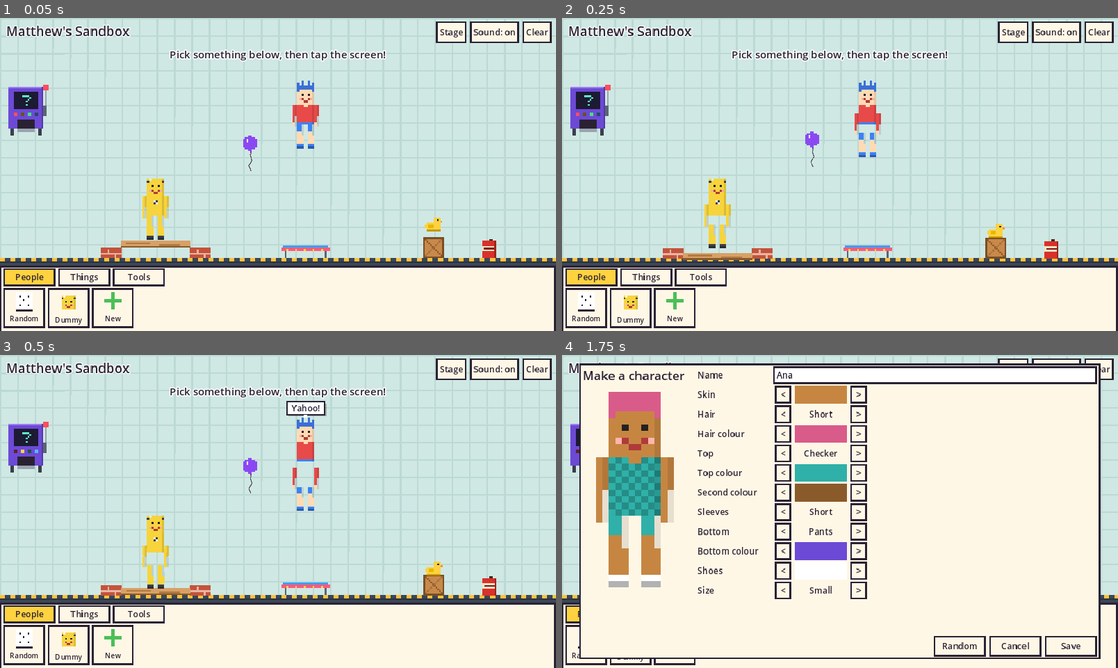
Above: before the commit, frames 1-4 (two rows, left to right).
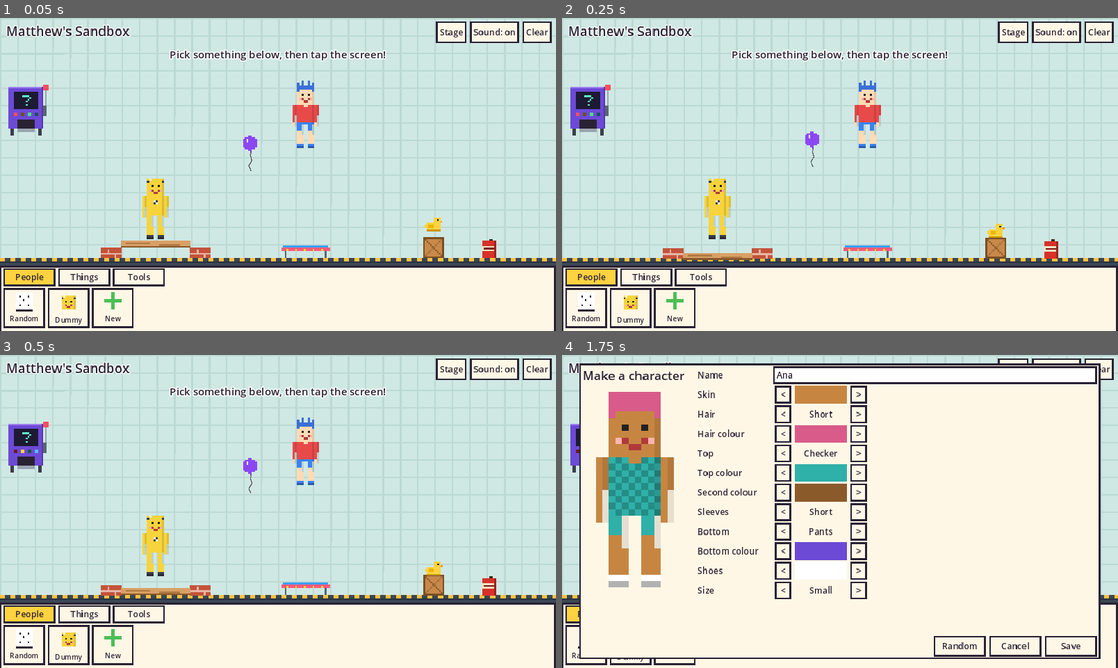
Above: after the commit, the same moments.

Repository: gnotesamsung7-hue/matthews-sandbox-godot
Game: Godot game, scene res://main.tscn
The game is run twice, just before and just after one commit, with the same random seed, the same clock (stepped at 60 frames per second) and the same inputs.
Inputs:
- Up to frame 1 (0.05 s): no input
- Up to frame 2 (0.25 s): no input
- Up to frame 3 (0.5 s): no input
- Up to frame 4 (1.75 s): click "New" at 0.5 s; click "New" at 1.25 s

The runs differ from the first frame. In frame 1, less than 0.1% of the frame differs, in the area x 25-58%, y 31-71%; in frame 2, 0.6%; in frame 3, 1.2%, in the area x 22-89%, y 14-77%; in frame 4, nothing differs.

Commit message:
Add files via upload

Diff:
--- a/project.godot
+++ b/project.godot
@@ -19,6 +19,7 @@
 [physics]
 
 common/physics_ticks_per_second=60
+2d/solver/solver_iterations=32
 2d/default_gravity=980.0
 
 [rendering]
--- a/scripts/main.gd
+++ b/scripts/main.gd
@@ -312,8 +312,23 @@
 	burst(c, 40, [Color("#fff1a8"), Color("#ffd23f"), Color("#ff8c32"), Color("#ff5a3c")], 520, 0.5, 10, 200)
 	burst(c, 16, [Color(0.55, 0.55, 0.6, 0.8), Color(0.75, 0.75, 0.8, 0.6)], 160, 1.2, 14, -80)
 	var hit = {}
+	for r in rags:
+		if not is_instance_valid(r):
+			continue
+		var dr = r.center() - c
+		var dl = dr.length()
+		if dl > radius:
+			continue
+		var fr = 1.0 - dl / radius
+		var dirr = dr / dl if dl > 1 else Vector2.UP
+		var kick = dirr * power * fr / sqrt(max(r.mass_total / 4.0, 0.5)) + Vector2(0, -200 * fr)
+		for b in r.parts.values():
+			b.linear_velocity += kick
+			b.angular_velocity += randf_range(-4, 4) * fr
+		hit[r] = true
+		r.hurt(75 * fr)
 	for b in get_tree().get_nodes_in_group("dyn"):
-		if not is_instance_valid(b) or b.is_queued_for_deletion():
+		if not is_instance_valid(b) or b.is_queued_for_deletion() or b.has_meta("rag"):
 			continue
 		var d = b.global_position - c
 		var dist = d.length()
@@ -369,9 +384,11 @@
 	if drag_body != null and is_instance_valid(drag_body):
 		if drag_body is RigidBody2D:
 			var gp = drag_body.to_global(drag_off)
-			var v = (pointer - gp) * 14.0
-			if v.length() > 2600:
-				v = v.normalized() * 2600
+			var is_rag = drag_body.has_meta("rag")
+			var v = (pointer - gp) * (9.0 if is_rag else 14.0)
+			var vmax = 1500.0 if is_rag else 2600.0
+			if v.length() > vmax:
+				v = v.normalized() * vmax
 			drag_body.linear_velocity = drag_body.linear_velocity.lerp(v, 0.6)
 			drag_body.angular_velocity *= 0.9
 			if drag_body.has_meta("rag"):
--- a/scripts/rag.gd
+++ b/scripts/rag.gd
@@ -22,6 +22,8 @@
 var seed_t := 0.0
 var grounded := false
 var mass_total := 0.0
+var joints: Array = []  # [parent, child, anchor in parent, anchor in child]
+static var fix_joints := true
 var down_since := -1.0
 var hit_t := -10.0
 var hit_dmg := 0.0
@@ -104,8 +106,10 @@
 	j.softness = 0.0
 	j.disable_collision = true
 	add_child(j)
+	j.bias = 0.6
 	j.node_a = j.get_path_to(parts[a])
 	j.node_b = j.get_path_to(parts[b])
+	joints.append([parts[a], parts[b], parts[a].to_local(at), parts[b].to_local(at)])
 
 
 func torso() -> RigidBody2D:
@@ -190,9 +194,32 @@
 			hurt(dmg)
 
 
+func max_gap() -> float:
+	var m = 0.0
+	for jt in joints:
+		m = max(m, (jt[0].to_global(jt[2]) - jt[1].to_global(jt[3])).length())
+	return m
+
+
+func _snap_joints() -> void:
+	# Pull any stretched joint back together (parents first, so whole limbs follow).
+	for jt in joints:
+		var d = jt[0].to_global(jt[2]) - jt[1].to_global(jt[3])
+		var m = d.length()
+		if m > 1.0:
+			jt[1].global_position += d * ((m - 1.0) / m)
+			jt[1].linear_velocity = jt[1].linear_velocity.lerp(jt[0].linear_velocity, 0.35)
+	for b in parts.values():
+		if b.linear_velocity.length() > 1800.0:
+			b.linear_velocity = b.linear_velocity.normalized() * 1800.0
+
+
 func _physics_process(_dt: float) -> void:
 	if parts.is_empty():
 		return
+	if fix_joints:
+		_snap_joints()
+		_snap_joints()
 	var t = now()
 	grounded = parts["sh_l"].get_contact_count() > 0 or parts["sh_r"].get_contact_count() > 0
 	var dragged = t - drag_t < 0.3
@@ -243,6 +270,8 @@
 func _process(_dt: float) -> void:
 	if parts.is_empty():
 		return
+	if fix_joints:
+		_snap_joints()
 	var t = now()
 	var f = "n"
 	if not alive:
Not shown, changed: docs/index.html
